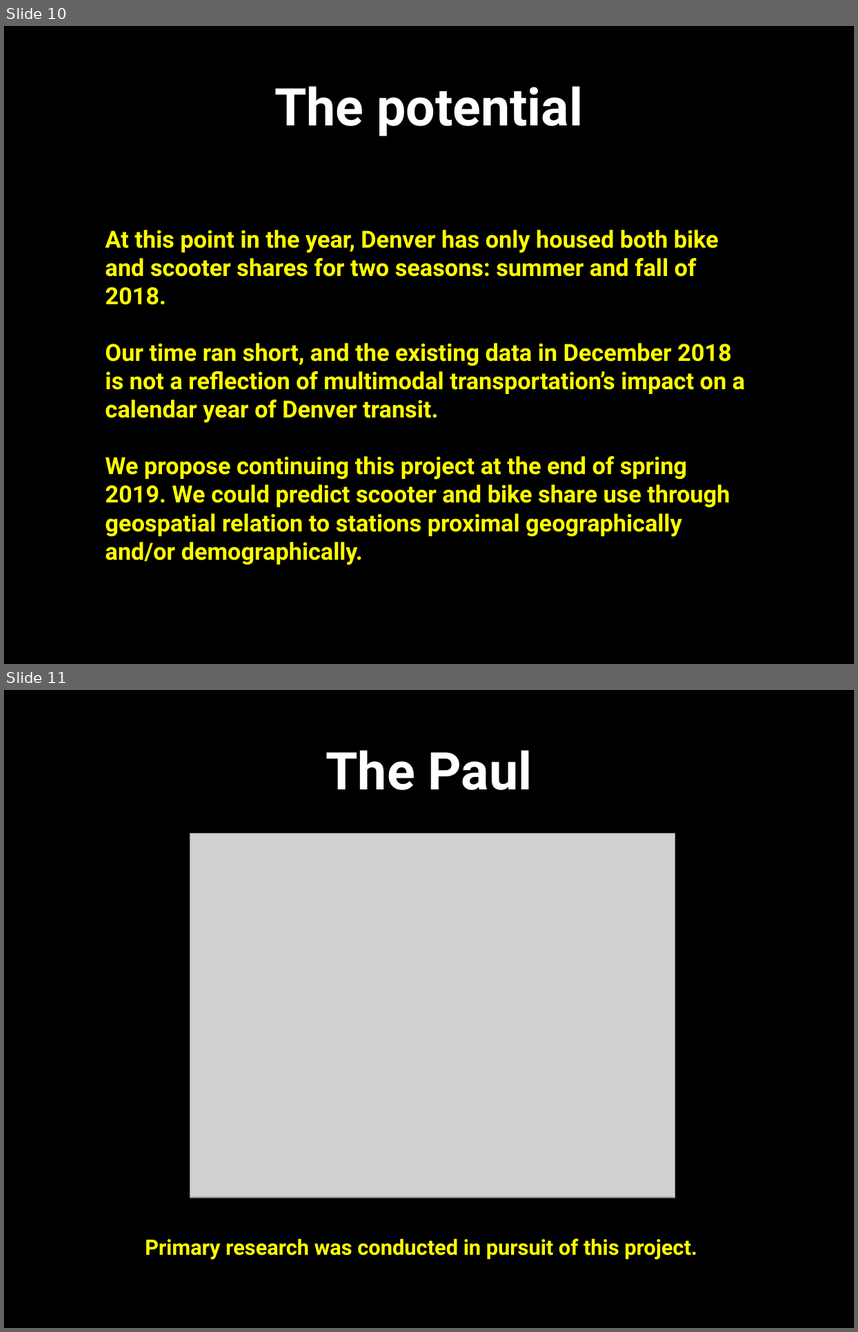
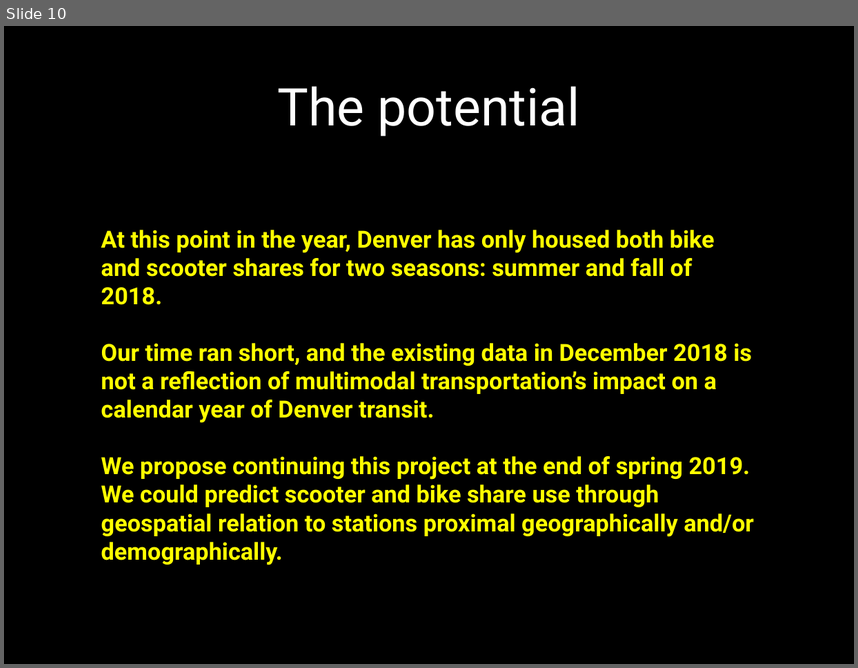
Before and after one commit to Colorado-Data-Analytics-Challenge/GeneralAssembly, a slide deck: GeneralAssembly_Last Mile Denver Smart Data Analytics.pptx. Shown one above the other, each under a label of ours: slides 10 and 11 before the commit, slide 10 after it. The pictures are 858x1332 and 858x668 pixels, drawn with LibreOffice and Linux fonts; fonts in the diff are those of the drawing; grey boxes stand for pictures. Boxes give left, top, right and bottom in pixels: in the first picture for what was removed or moved away, otherwise in the second. Text is boxed around its words. In the diff, an @@ line names an element or a change of style, - is before the commit and + after.

Commit message:
Had to remove Paul slide :(

```diff
--- a/GeneralAssembly_Last Mile Denver Smart Data Analytics.pptx
+++ b/GeneralAssembly_Last Mile Denver Smart Data Analytics.pptx
@@ slide 11 removed at <box>4,690,854,1328</box>, background #000000 @@
@@ title removed at <box>326,750,532,790</box> @@
-The Paul
@@ picture removed at <box>190,834,675,1198</box> @@
@@ text removed at <box>145,1238,697,1259</box> @@
-Primary research was conducted in pursuit of this project.
@@ slide 10 changed as well @@
@@ title "The potential" at <box>278,86,579,136</box>: bold off @@
@@ text "At this point in the ..." rewrapped from <box>105,230,745,565</box> to <box>101,230,754,565</box> @@
```
Also in this commit, not shown: 9 other slides changed.
